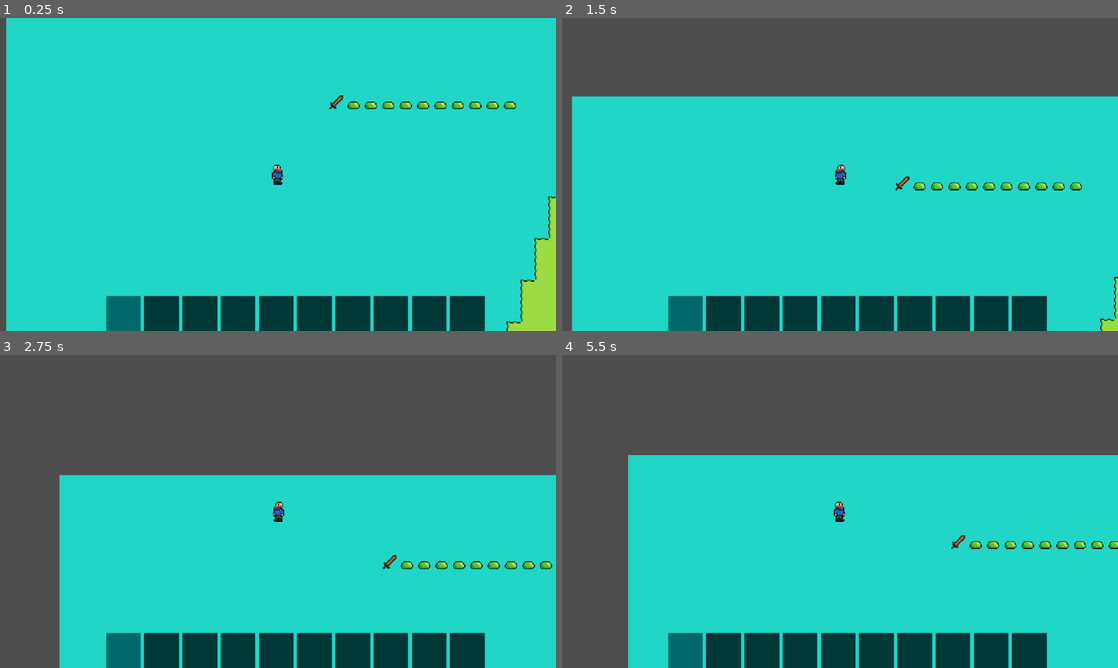
Above: before the commit, frames 1-4 (two rows, left to right).
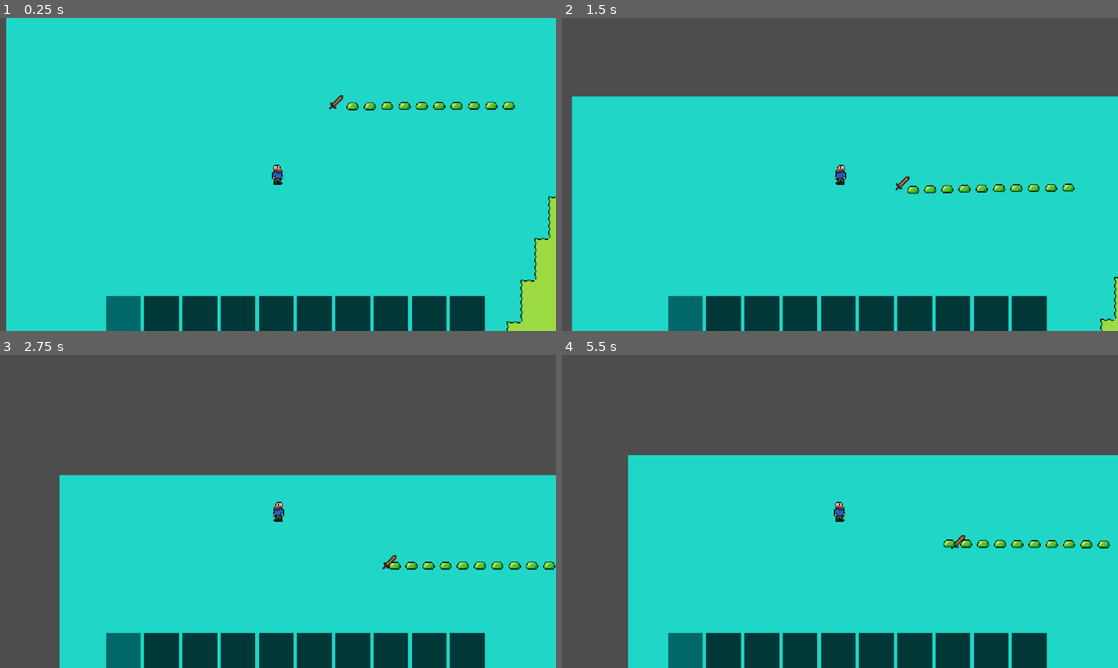
Above: after the commit, the same moments.

Repository: spsJakubSzydlowski/Evergrint
Game: Godot game, scene res://scenes/main.tscn
Two runs of this game, one before a commit and one after it. Both use one fixed random seed, a clock stepped at 60 frames per second and the inputs below.
Inputs (mouse positions are in pixels of both pictures, inside the frame that each line leads up to):
- Up to frame 1 (0.25 s): no input
- Up to frame 2 (1.5 s): tap Enter at 0.5 s; move the mouse to (812, 237) at 0.52 s; hold Up from 0.53 s (still down); tap A (a) at 0.6 s; click (812, 237) at 0.8 s; move the mouse to (1006, 221) at 1.27 s; click (1006, 221) at 1.35 s
- Up to frame 3 (2.75 s): tap D (d) at 1.55, 2.1 s; move the mouse to (111, 464) at 2.02 s; release Up at 2.03 s; hold Left from 2.03 s (still down); tap S (s) at 2.3 s
- Up to frame 4 (5.5 s): move the mouse to (867, 511) at 2.77 s; tap S (s) at 2.85 s; click (867, 511) at 2.92 s; tap W (w) at 3.05, 3.6 s; move the mouse to (756, 433) at 3.52 s; release Left at 3.53 s; hold Down 3.53-4.28 s; tap A (a) at 3.8, 4.35 s; move the mouse to (962, 495) at 4.27 s; hold Right 4.28-5.03 s; click (962, 495) at 4.55 s; move the mouse to (728, 527) at 5.02 s; hold Up from 5.03 s (still down); click (728, 527) at 5.1 s; tap D (d) at 5.3 s

The runs differ from the first frame. In frame 1, 0.5% of the frame differs, in the area x 62-93%, y 26-30%; in frame 2, 0.8%, in the area x 62-94%, y 52-57%; in frame 3, 0.6%; in frame 4, 0.8%.

Commit message:
entities are now CharacterBody2D

Diff:
--- a/data/Evergrint.json
+++ b/data/Evergrint.json
@@ -139,7 +139,7 @@
 				},
 				{
 					"typeStr": "4",
-					"name": "speed"
+					"name": "move_speed"
 				},
 				{
 					"typeStr": "3",
@@ -163,6 +163,11 @@
 				{
 					"typeStr": "3",
 					"name": "tile_size"
+				},
+				{
+					"typeStr": "6:LootTables",
+					"name": "loot_ref",
+					"display": null
 				}
 			],
 			"lines": [
@@ -171,7 +176,6 @@
 					"name": "Green Slime",
 					"max_hp": 5,
 					"faction": 0,
-					"speed": 1,
 					"damage": 1,
 					"ai_type": 0,
 					"drop_id": "red_apple",
@@ -181,11 +185,63 @@
 						"x": 0,
 						"y": 0
 					},
-					"tile_size": 16
-				}
-			],
-			"separators": [],
-			"props": {}
+					"tile_size": 16,
+					"move_speed": 6,
+					"loot_ref": "green_slime"
+				}
+			],
+			"separators": [],
+			"props": {}
+		},
+		{
+			"name": "LootTables",
+			"columns": [
+				{
+					"typeStr": "0",
+					"name": "id"
+				},
+				{
+					"typeStr": "8",
+					"name": "items",
+					"display": null
+				}
+			],
+			"lines": [
+				{
+					"id": "green_slime",
+					"items": [
+						{
+							"item": "red_apple",
+							"weight": 10
+						},
+						{
+							"item": "green_apple",
+							"weight": 1
+						}
+					]
+				}
+			],
+			"separators": [],
+			"props": {}
+		},
+		{
+			"name": "LootTables@items",
+			"props": {
+				"hide": true
+			},
+			"separators": [],
+			"lines": [],
+			"columns": [
+				{
+					"typeStr": "6:Items",
+					"name": "item",
+					"display": null
+				},
+				{
+					"typeStr": "3",
+					"name": "weight"
+				}
+			]
 		}
 	],
 	"customTypes": [],
--- a/scenes/world_entity.tscn
+++ b/scenes/world_entity.tscn
@@ -5,12 +5,14 @@
 [sub_resource type="RectangleShape2D" id="RectangleShape2D_ey0o3"]
 size = Vector2(16, 16)
 
-[node name="world_entity" type="Area2D"]
+[node name="world_entity" type="CharacterBody2D"]
 script = ExtResource("1_c2mjn")
+
+[node name="hurt_box" type="Area2D" parent="."]
+
+[node name="CollisionShape2D" type="CollisionShape2D" parent="hurt_box"]
+shape = SubResource("RectangleShape2D_ey0o3")
 
 [node name="Sprite2D" type="Sprite2D" parent="."]
 
-[node name="CollisionShape2D" type="CollisionShape2D" parent="."]
-shape = SubResource("RectangleShape2D_ey0o3")
-
-[connection signal="body_entered" from="." to="." method="_on_body_entered"]
+[connection signal="body_entered" from="hurt_box" to="." method="_on_world_entity_body_entered"]
--- a/scripts/player/player.gd
+++ b/scripts/player/player.gd
@@ -16,6 +16,7 @@
 
 var max_hp := 10
 var current_hp = max_hp
+var is_dead = false
 
 func _physics_process(_delta: float) -> void:
 	var direction := Input.get_vector("a", "d", "w", "s")
@@ -70,12 +71,22 @@
 	atlas_tex.region = Rect2(data.tile.x * ts, data.tile.y * ts, ts, ts)
 	hand_sprite.texture = atlas_tex
 
-func take_damage(damage):
+func take_hit(damage):
+	if is_dead: return
+
 	current_hp -= damage
-	print(current_hp)
+
+	if current_hp <= 0:
+		die()
+
+func die():
+	is_dead = true
+	queue_free()
 
 func _on_hit_area_area_entered(area: Area2D) -> void:
-	if area.has_method("take_hit") and is_attacking:
+	var enemy = area.get_parent()
+
+	if enemy.has_method("take_hit") and is_attacking:
 		if current_equipped_id == "": return
 
 		var item_data = DataManager.get_item(current_equipped_id)
@@ -87,5 +98,5 @@
 			if stats:
 				damage_to_deal = stats.damage
 
-		area.take_hit(damage_to_deal)
+		enemy.take_hit(damage_to_deal)
 		print("You hit an enemy for:", damage_to_deal)
--- a/scripts/world_entity.gd
+++ b/scripts/world_entity.gd
@@ -1,10 +1,32 @@
-extends Area2D
+extends CharacterBody2D
+
+const FACTION_HOSTILE = 0
+const FACTION_PASSIVE = 1
 
 @onready var sprite: Sprite2D = $Sprite2D
 
 var entity = ""
 
+var player = null
+
 var current_hp: int
+var is_dead = false
+
+func _ready() -> void:
+	player = get_tree().get_first_node_in_group("Player")
+
+func _physics_process(_delta: float) -> void:
+	if entity.get("faction") == FACTION_HOSTILE:
+		if player and not is_dead:
+			var direction = (player.global_position - global_position).normalized()
+
+			var move_speed = entity.get("move_speed")
+			velocity = direction * move_speed
+
+			move_and_slide()
+
+			if direction.x != 0:
+				sprite.flip_h = direction.x < 0
 
 func initialize(entity_id: String):
 	entity = DataManager.get_entity(entity_id)
@@ -29,11 +51,14 @@
 
 	current_hp = entity.get("max_hp", 1)
 
-func _on_body_entered(body) -> void:
+func _on_world_entity_body_entered(body: Node2D) -> void:
 	if body.is_in_group("Player"):
 		deal_damage(body)
 
+
 func take_hit(amount: int):
+	if is_dead: return
+
 	current_hp -= amount
 	print("Entity", entity.id, " has: ", current_hp, " HP")
 
@@ -45,11 +70,15 @@
 		die()
 
 func die():
+	is_dead = true
 	print("Entity", entity.id, " has died")
 	queue_free()
 
 func deal_damage(body):
-	if body.has_method("take_damage"):
+	if body.has_method("take_hit"):
 		var dmg = entity.get("damage", 0)
-		body.take_damage(dmg)
+		body.take_hit(dmg)
 		print("Entity", entity.id, " gave damage to player: ", dmg)
+
+func drop_loot(loot_table_id):
+	pass
